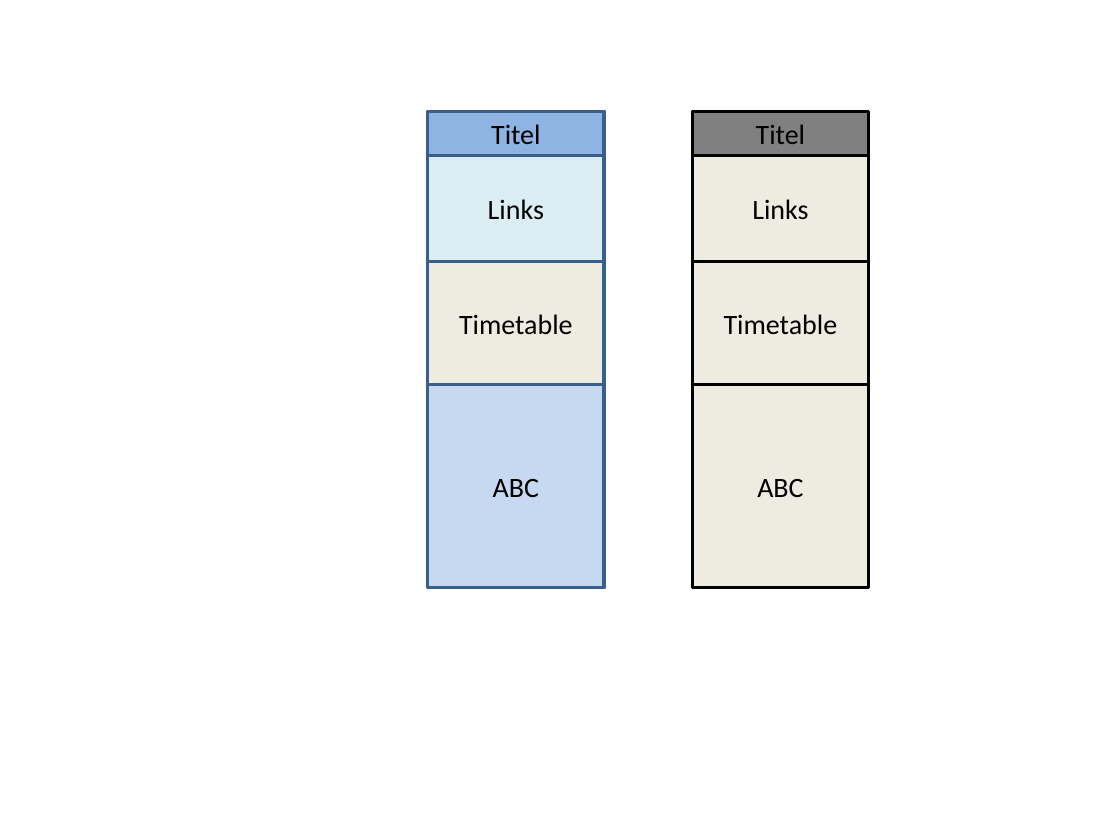
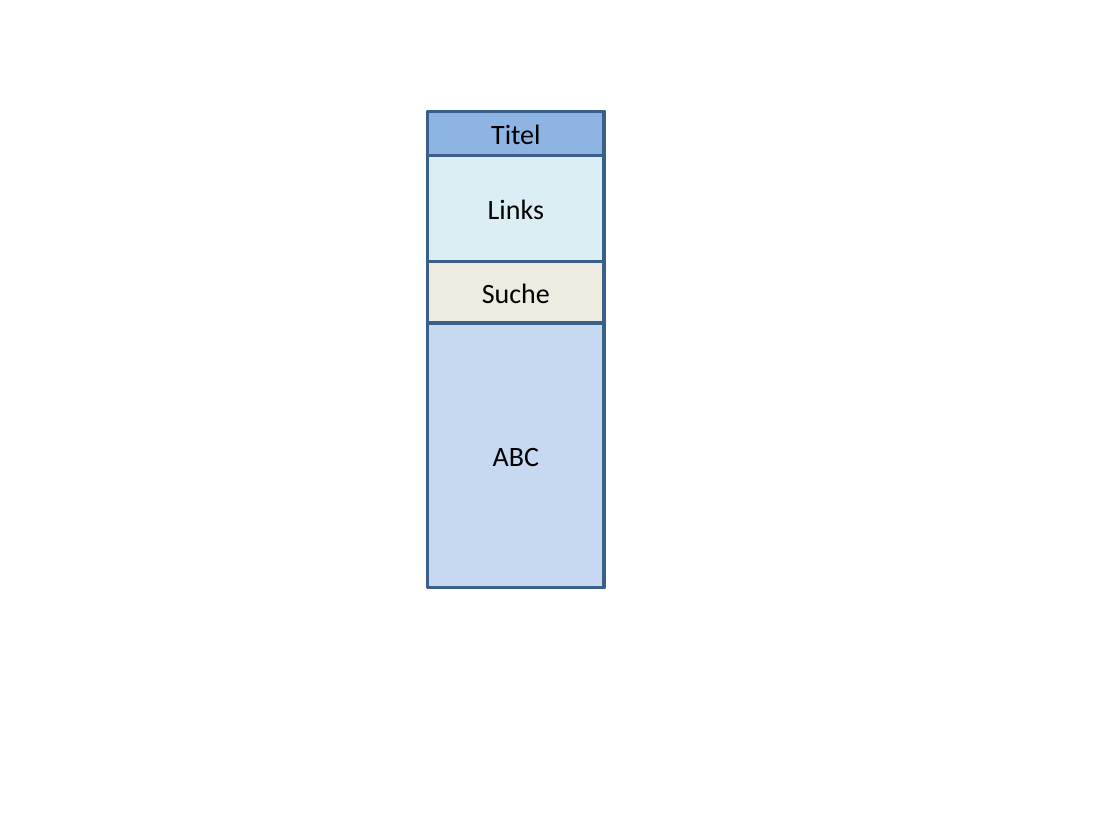
Before and after one commit to jumenz/este, a slide deck: slide 2 of Doku/Grafiken.pptx. Drawn at 1120x840 pixels with LibreOffice and Linux fonts; fonts in the diff are those of the drawing. Boxes give left, top, right and bottom in pixels: in the first picture for what was removed or moved away, otherwise in the second. Text is boxed around its words. In the diff, an @@ line names an element or a change of style, - is before the commit and + after.

```diff
--- a/Doku/Grafiken.pptx
+++ b/Doku/Grafiken.pptx
@@ rectangle "Suche": place and size @@
-rectangle "Suche" at (428,261,604,384)
+rectangle "Suche" at (428,261,604,323)
@@ text in rectangle at (482,283,550,304): text changed @@
-Timetable
+Suche
@@ rectangle "ABC": place and size @@
-rectangle "ABC" at (428,385,604,588)
+rectangle "ABC" at (428,323,604,587)
@@ group removed at (692,111,868,588): 5 rectangles @@
-Titel
-Links
-Timetable
-ABC
```
Also in this commit, not shown: 8 other files.
